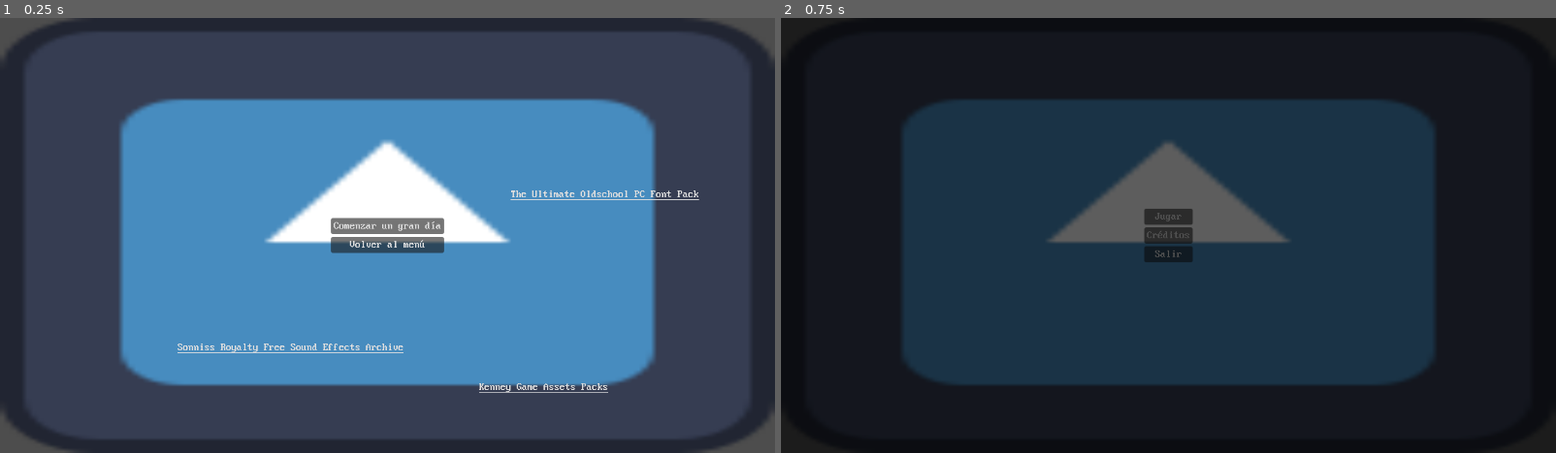
Above: before the commit, frames 1-2 (left to right).
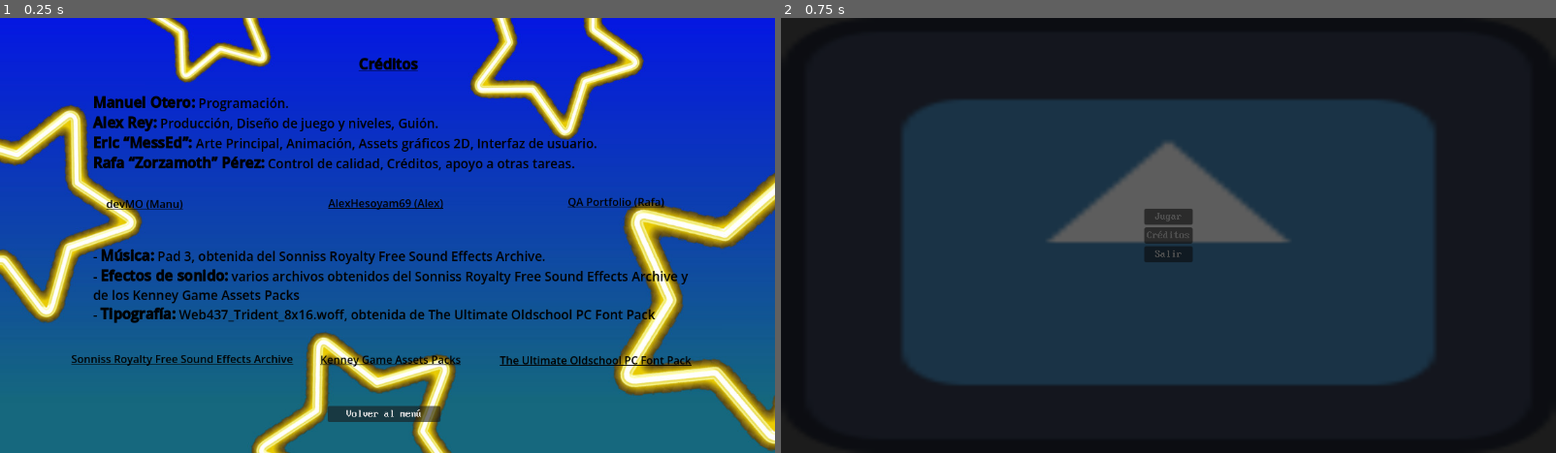
Above: after the commit, the same moments.

Repository: ManuelOteroFernandez/corujam2
Game: Godot game, scene res://ux/credits_menu.tscn
Two runs of this game, one before a commit and one after it. Both use one fixed random seed, a clock stepped at 60 frames per second and the inputs below. This scene is started directly instead of the project's main scene. The engine's default icon, where the game draws it, is replaced by a stand-in: a white triangle on a blue panel in a dark square.
Inputs:
- Up to frame 1 (0.25 s): no input
- Up to frame 2 (0.75 s): click "Volver al menú" at 0.5 s

The runs differ from the first frame. In frame 1, 100% of the frame differs, in the area x 0-100%, y 0-100%; in frame 2, nothing differs.

Commit message:
credits finished!
- Añadidos los textos, los links, un fondo de pantalla. Todo funciona.

Diff:
--- a/ux/credits_menu.tscn
+++ b/ux/credits_menu.tscn
@@ -1,9 +1,27 @@
 [gd_scene format=3 uid="uid://bcb7p5ay6qjrv"]
 
 [ext_resource type="Script" uid="uid://wuxyyuuod4or" path="res://ux/credits_menu.gd" id="1_3g2t6"]
-[ext_resource type="Texture2D" uid="uid://3icx4awde8gy" path="res://icon.svg" id="1_ejno8"]
 [ext_resource type="FontFile" uid="uid://p7x1ooaaecr7" path="res://ux/Web437_Trident_8x16.woff" id="2_3g2t6"]
+[ext_resource type="Texture2D" uid="uid://bxk38wfb4myib" path="res://Assets/UI/fondo_créditos.jpg" id="2_c5nap"]
 [ext_resource type="PackedScene" uid="uid://2jfb54qnrue6" path="res://ux/transition_screen.tscn" id="2_wr30l"]
+
+[sub_resource type="GDScript" id="GDScript_3g2t6"]
+script/source = "extends RichTextLabel
+
+
+# Called when the node enters the scene tree for the first time.
+func _ready() -> void:
+	pass # Replace with function body.
+
+
+# Called every frame. 'delta' is the elapsed time since the previous frame.
+func _process(delta: float) -> void:
+	pass
+
+
+func _on_meta_clicked(meta: Variant) -> void:
+	OS.shell_open(\"https://sonniss.com/gameaudiogdc/\")
+"
 
 [node name="CreditsMenu" type="CanvasLayer" unique_id=1189331394]
 script = ExtResource("1_3g2t6")
@@ -14,7 +32,7 @@
 anchor_bottom = 1.0
 grow_horizontal = 2
 grow_vertical = 2
-texture = ExtResource("1_ejno8")
+texture = ExtResource("2_c5nap")
 
 [node name="Container" type="CenterContainer" parent="." unique_id=2019075215]
 offset_right = 1152.0
@@ -24,58 +42,124 @@
 visible = false
 
 [node name="VBoxContainer" type="VBoxContainer" parent="." unique_id=133186692]
-offset_left = 492.0
-offset_top = 298.0
-offset_right = 660.0
-offset_bottom = 350.0
+offset_left = 487.0
+offset_top = 543.0
+offset_right = 655.0
+offset_bottom = 595.0
 size_flags_horizontal = 4
 size_flags_vertical = 4
 alignment = 1
 
-[node name="BtnPlay" type="Button" parent="VBoxContainer" unique_id=1201706811]
+[node name="HBoxContainer" type="VBoxContainer" parent="." unique_id=208481770]
+anchors_preset = 15
+anchor_right = 1.0
+anchor_bottom = 1.0
+grow_horizontal = 2
+grow_vertical = 2
+
+[node name="RafaTag" type="RichTextLabel" parent="HBoxContainer" unique_id=361254827]
 layout_mode = 2
-theme_override_fonts/font = ExtResource("2_3g2t6")
-text = "Comenzar un gran día"
+theme_override_colors/default_color = Color(0, 0, 0, 1)
+theme_override_font_sizes/normal_font_size = 19
+theme_override_font_sizes/bold_font_size = 21
+bbcode_enabled = true
+text = "
 
-[node name="BtnCredits" type="Button" parent="VBoxContainer" unique_id=1620176451]
-layout_mode = 2
+																											[b][u]Créditos[/u][/b]
+
+							[b]Manuel Otero:[/b] Programación.
+							[b]Alex Rey:[/b] Producción, Diseño de juego y niveles, Guión.
+							[b]Eric “MessEd”:[/b] Arte Principal, Animación, Assets gráficos 2D, Interfaz de usuario.
+							[b]Rafa “Zorzamoth” Pérez:[/b] Control de calidad, Créditos, apoyo a otras tareas.
+
+
+
+
+							- [b]Música:[/b] Pad 3, obtenida del Sonniss Royalty Free Sound Effects Archive.
+							- [b]Efectos de sonido:[/b] varios archivos obtenidos del Sonniss Royalty Free Sound Effects Archive y
+							de los Kenney Game Assets Packs
+							- [b]Tipografía:[/b] Web437_Trident_8x16.woff, obtenida de The Ultimate Oldschool PC Font Pack
+"
+fit_content = true
+script = SubResource("GDScript_3g2t6")
+
+[node name="BtnCredits" type="Button" parent="." unique_id=1620176451]
+offset_left = 487.0
+offset_top = 578.0
+offset_right = 655.0
+offset_bottom = 602.0
 theme_override_fonts/font = ExtResource("2_3g2t6")
 text = "Volver al menú"
 
-[node name="ControldeLinks" type="Control" parent="." unique_id=1479719585]
+[node name="ControldeLinks" type="Control" parent="." unique_id=793157012]
 layout_mode = 3
 anchors_preset = 0
 offset_right = 40.0
 offset_bottom = 40.0
 
-[node name="LinkSonniss" type="LinkButton" parent="ControldeLinks" unique_id=1390110388]
+[node name="LinkManu" type="LinkButton" parent="ControldeLinks" unique_id=1782459453]
 layout_mode = 0
-offset_left = 264.0
-offset_top = 483.0
-offset_right = 594.0
-offset_bottom = 523.0
-theme_override_fonts/font = ExtResource("2_3g2t6")
+offset_left = 158.0
+offset_top = 265.0
+offset_right = 272.0
+offset_bottom = 305.0
+theme_override_colors/font_color = Color(0, 0, 0, 1)
+text = "devMO (Manu)"
+uri = "https://devmo-io.itch.io/"
+
+[node name="LinkAlex" type="LinkButton" parent="ControldeLinks" unique_id=939396097]
+layout_mode = 0
+offset_left = 488.0
+offset_top = 264.0
+offset_right = 659.0
+offset_bottom = 304.0
+theme_override_colors/font_color = Color(0, 0, 0, 1)
+text = "AlexHesoyam69 (Alex)"
+uri = "https://alexhesoyam69.itch.io/"
+
+[node name="LinkEric" type="LinkButton" parent="ControldeLinks" unique_id=1323940870]
+layout_mode = 0
+offset_right = 40.0
+offset_bottom = 40.0
+
+[node name="LinkRafa" type="LinkButton" parent="ControldeLinks" unique_id=1589559789]
+layout_mode = 0
+offset_left = 844.0
+offset_top = 262.0
+offset_right = 988.0
+offset_bottom = 302.0
+theme_override_colors/font_color = Color(0, 0, 0, 1)
+text = "QA Portfolio (Rafa)"
+uri = "https://zorzamothtb.wixsite.com/rafael-perez-qa"
+
+[node name="LinkSonniss" type="LinkButton" parent="ControldeLinks" unique_id=1077998214]
+layout_mode = 0
+offset_left = 106.0
+offset_top = 496.0
+offset_right = 442.0
+offset_bottom = 536.0
+theme_override_colors/font_color = Color(0, 0, 0, 1)
 text = "Sonniss Royalty Free Sound Effects Archive"
 uri = "https://sonniss.com/gameaudiogdc/"
 
-[node name="LinkKenney" type="LinkButton" parent="ControldeLinks" unique_id=28580699]
+[node name="LinkKenney" type="LinkButton" parent="ControldeLinks" unique_id=1471680541]
 layout_mode = 0
-offset_left = 712.0
-offset_top = 542.0
-offset_right = 921.0
-offset_bottom = 582.0
-theme_override_fonts/font = ExtResource("2_3g2t6")
+offset_left = 476.0
+offset_top = 497.0
+offset_right = 685.0
+offset_bottom = 537.0
+theme_override_colors/font_color = Color(0, 0, 0, 1)
 text = "Kenney Game Assets Packs"
 uri = "https://kenney.itch.io/"
 
-[node name="LinkOSPCFP" type="LinkButton" parent="ControldeLinks" unique_id=251844199]
+[node name="LinkOSPCFP" type="LinkButton" parent="ControldeLinks" unique_id=1152491405]
 layout_mode = 0
-offset_left = 759.0
-offset_top = 255.0
-offset_right = 1044.0
-offset_bottom = 295.0
-theme_override_fonts/font = ExtResource("2_3g2t6")
+offset_left = 743.0
+offset_top = 498.0
+offset_right = 1028.0
+offset_bottom = 538.0
+theme_override_colors/font_color = Color(0, 0, 0, 1)
 text = "The Ultimate Oldschool PC Font Pack"
 uri = "https://int10h.org/oldschool-pc-fonts/fontlist/"
 
-[connection signal="pressed" from="VBoxContainer/BtnCredits" to="." method="_on_btn_credits_pressed"]
+[connection signal="pressed" from="BtnCredits" to="." method="_on_btn_credits_pressed"]
Binary file added: Assets/UI/fondo_créditos.jpg
Not shown, added: Assets/UI/fondo_créditos.jpg.import
